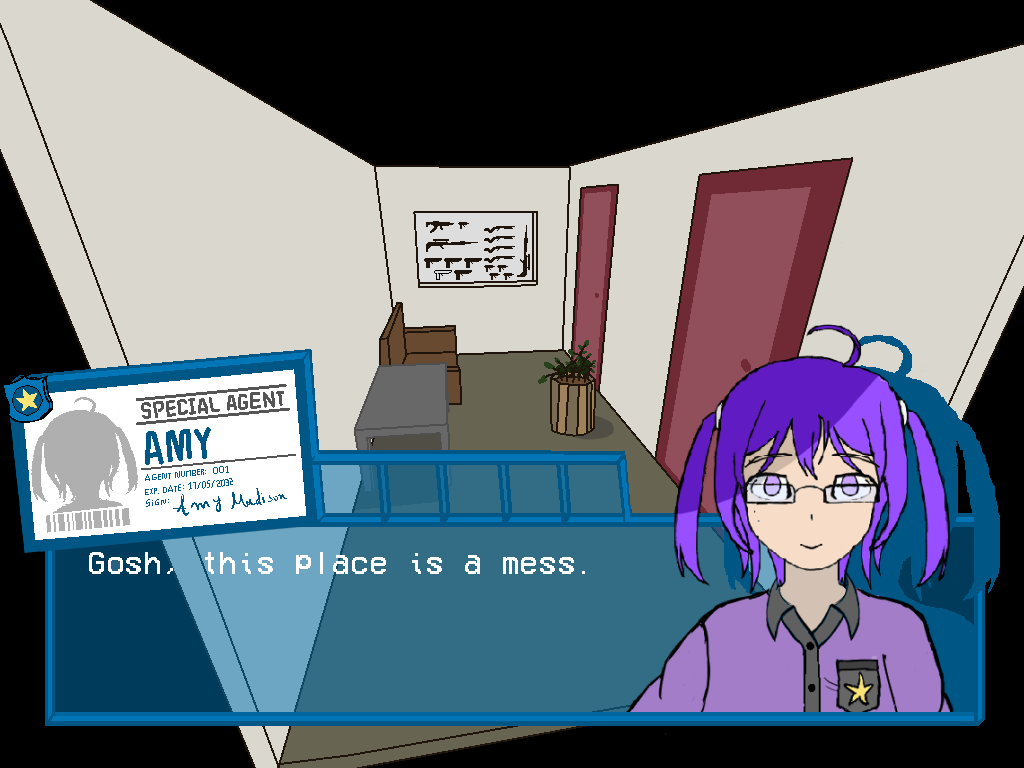
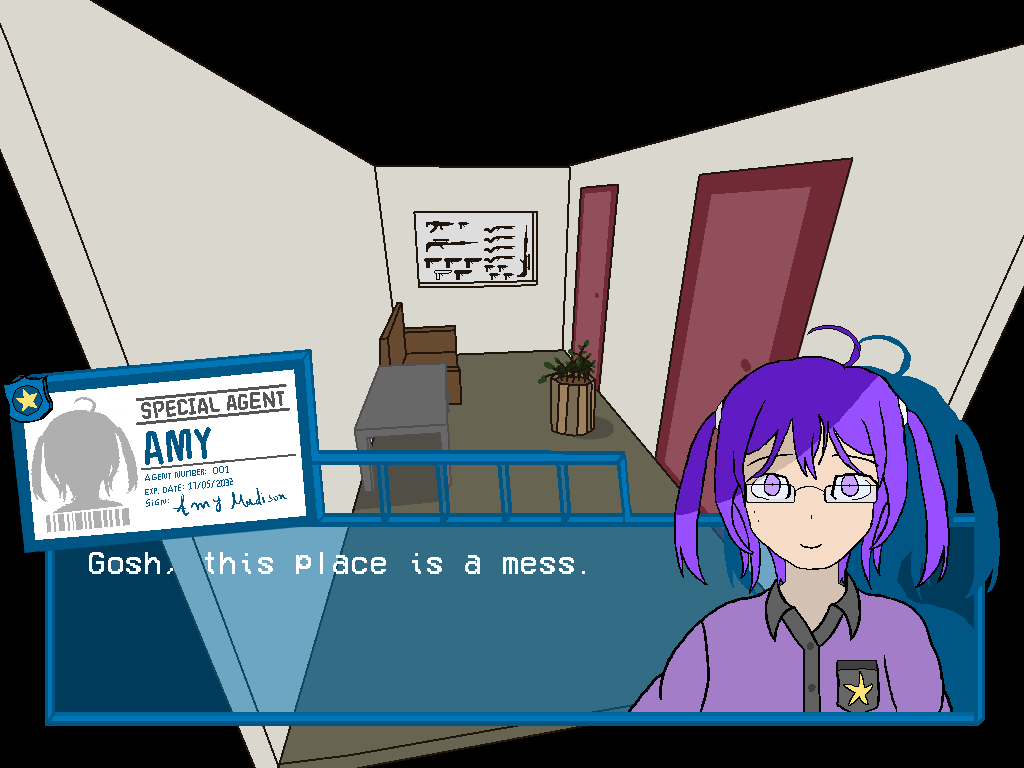
Layer changes from the first (1024, 768) image to the second:
painted on "inventory" over <box>308,324,1000,735</box>
renamed "amy" to "amy pixelart", painted on it over <box>539,324,1000,735</box>
removed layer "amy shadow test" over <box>525,324,1000,735</box>
showed "amy shadow", painted on it over <box>589,324,1000,735</box>
painted on "text" over <box>325,504,622,513</box>
painted on "Badge" over <box>44,324,832,735</box>
painted on "new ui box" over <box>44,324,1000,735</box>
hid "inventory background", painted on it over <box>311,452,622,513</box>
painted on "living-room-with-armory-open.png" over <box>44,324,1000,735</box>
